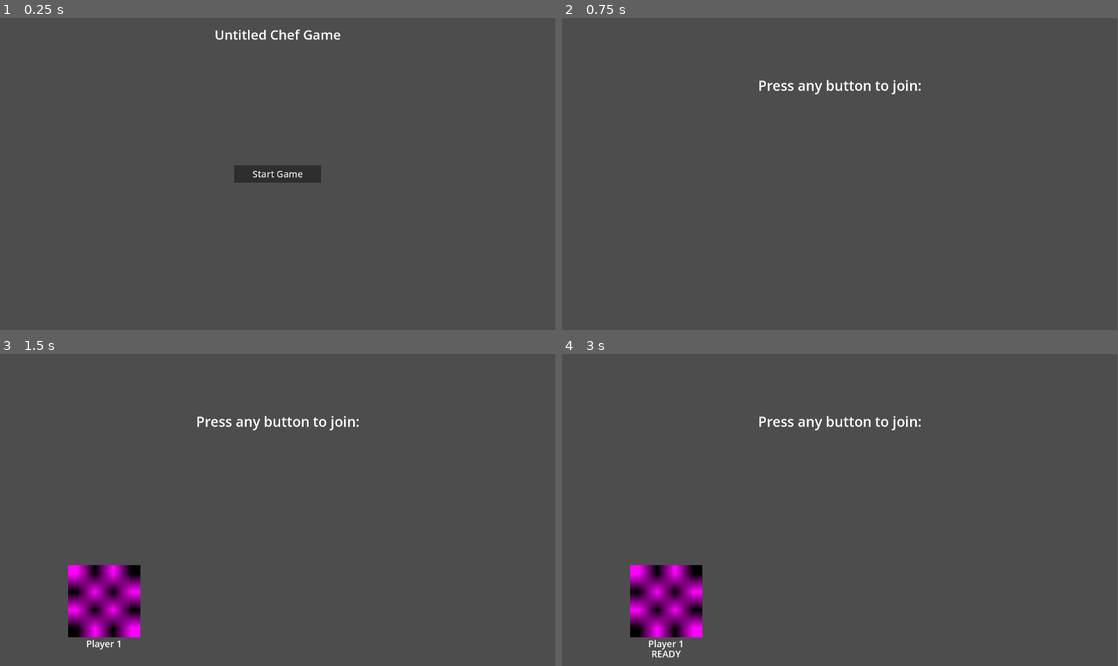
Above: before the commit, frames 1-4 (two rows, left to right).
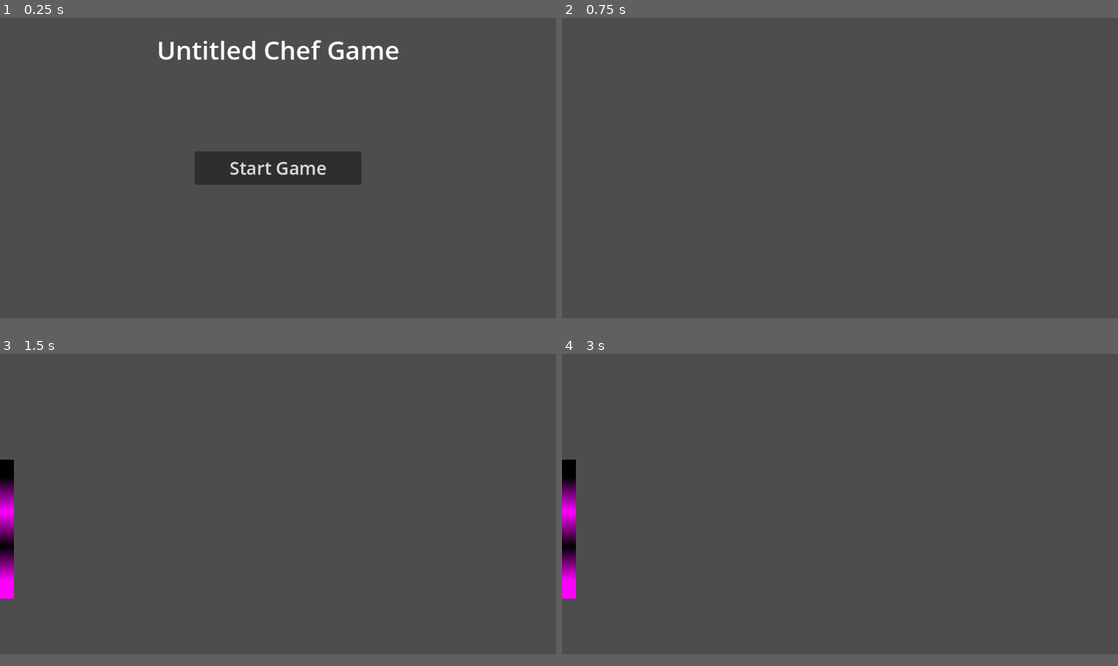
Above: after the commit, the same moments.

Repository: KFANullSense/TSE2025
Game: Godot game, scene res://Game Scenes/main_menu.tscn
Same seed, same stepped clock (60 frames per second), same inputs: the game is played once before the commit and once after it.
Inputs:
- Up to frame 1 (0.25 s): no input
- Up to frame 2 (0.75 s): click "Start Game" at 0.5 s
- Up to frame 3 (1.5 s): tap Enter (start) at 1.25 s; hold D (rightInput) from 1.28 s (still down); hold Space (Interact, bound only after the commit) from 1.28 s (still down)
- Up to frame 4 (3 s): tap Enter (start) at 2, 2.1, 2.75 s; release D (rightInput) at 2.03 s; release Space (Interact, bound only after the commit) at 2.03 s; hold S (downInput) 2.03-2.78 s; tap Space (Interact, bound only after the commit) at 2.3 s; hold D (rightInput) from 2.78 s (still down); hold Space (Interact, bound only after the commit) from 2.78 s (still down)
In our replay, the window is 799x449 before the commit and 800x432 after it. These sizes can differ from the game's own. Grey fills any space a smaller window leaves; there, only what the larger window draws over its background counts as a difference.

The runs differ from the first frame. In frame 1, 4.0% of the frame differs, in the area x 28-72%, y 3-54%; in frame 2, 0.4%; in frame 3, 4.6%; in frame 4, 4.7%, in the area x 0-65%, y 19-98%.

Commit message:
Working Bin
Made a bin that when the player collides with it and is holding an ingredient and press space, the ingredient is destroyed

Diff:
--- /dev/null
+++ b/Game Scenes/test.tscn
@@ -0,0 +1,39 @@
+[gd_scene load_steps=6 format=3 uid="uid://dkar3yg0sbhhv"]
+
+[ext_resource type="Script" uid="uid://co6jvmgijgwwm" path="res://Scripts/Counter Types/bin.gd" id="1_ivu3i"]
+[ext_resource type="PackedScene" uid="uid://c586hsnn8w3sd" path="res://Art Assets/Bin.fbx" id="2_441dw"]
+[ext_resource type="ArrayMesh" uid="uid://cqoxx1yjqrt85" path="res://Art Assets/PC Computer - Overcooked - Cheese/Cheese/Cheese_Raw.obj" id="3_53ipw"]
+
+[sub_resource type="BoxShape3D" id="BoxShape3D_i5ibn"]
+
+[sub_resource type="BoxShape3D" id="BoxShape3D_a6mxr"]
+size = Vector3(1, 1, 2.03516)
+
+[node name="Test" type="Node2D"]
+
+[node name="Test_FallingCheese" type="RigidBody3D" parent="." groups=["Ingredient", "Player"]]
+transform = Transform3D(1, 0, 0, 0, 1, 0, 0, 0, 1, 0, 0.51108, 0)
+
+[node name="CollisionShape3D" type="CollisionShape3D" parent="Test_FallingCheese"]
+transform = Transform3D(1, 0, 0, 0, 1, 0, 0, 0, 1, 0, 0.164592, 0)
+shape = SubResource("BoxShape3D_i5ibn")
+
+[node name="Cheese" type="Area3D" parent="Test_FallingCheese" groups=["Player"]]
+
+[node name="CheeseRaw" type="MeshInstance3D" parent="Test_FallingCheese/Cheese"]
+transform = Transform3D(1, 0, 0, 0, 1, 0, 0, 0, 1, -0.0981366, 0, -0.0786821)
+mesh = ExtResource("3_53ipw")
+skeleton = NodePath("../../..")
+
+[node name="Bin" type="Area3D" parent="."]
+script = ExtResource("1_ivu3i")
+
+[node name="Bin" parent="Bin" instance=ExtResource("2_441dw")]
+
+[node name="CollisionShape3D" type="CollisionShape3D" parent="Bin"]
+transform = Transform3D(0.019666, 0, 0, 0, 0.0160582, 0, 0, 0, 0.0088472, -0.251645, 0.00209616, 0.108223)
+shape = SubResource("BoxShape3D_a6mxr")
+
+[connection signal="body_entered" from="Test_FallingCheese/Cheese" to="Bin" method="_on_cheese_body_entered"]
+[connection signal="area_entered" from="Bin" to="Bin" method="_on_area_entered"]
+[connection signal="body_entered" from="Bin" to="Bin" method="_on_body_entered"]
--- /dev/null
+++ b/Prefab Objects/bin.tscn
@@ -0,0 +1,19 @@
+[gd_scene load_steps=4 format=3 uid="uid://bwbtksyfdsxun"]
+
+[ext_resource type="Script" uid="uid://co6jvmgijgwwm" path="res://Scripts/Counter Types/bin.gd" id="1_31i70"]
+[ext_resource type="PackedScene" uid="uid://c586hsnn8w3sd" path="res://Art Assets/Bin.fbx" id="2_b7ei2"]
+
+[sub_resource type="BoxShape3D" id="BoxShape3D_a6mxr"]
+size = Vector3(1, 1, 2.03516)
+
+[node name="Bin" type="Area3D"]
+script = ExtResource("1_31i70")
+
+[node name="Bin" parent="." instance=ExtResource("2_b7ei2")]
+
+[node name="CollisionShape3D" type="CollisionShape3D" parent="."]
+transform = Transform3D(0.019666, 0, 0, 0, 0.0160582, 0, 0, 0, 0.0088472, -0.251645, 0.00209616, 0.108223)
+shape = SubResource("BoxShape3D_a6mxr")
+
+[connection signal="area_entered" from="." to="." method="_on_area_entered"]
+[connection signal="body_entered" from="." to="." method="_on_body_entered"]
--- /dev/null
+++ b/Scripts/Counter Types/bin.gd
@@ -0,0 +1,12 @@
+extends Area3D
+
+func _ready():
+	pass
+
+func _proess(delta):
+	pass
+
+func _on_body_entered(body):
+	if body.is_in_group("Ingredient") and Input.is_action_pressed("Interact"):
+		body.queue_free()
+		print("Object Deleted")
--- a/project.godot
+++ b/project.godot
@@ -12,13 +12,17 @@
 
 config/name="UntitledChefGame"
 run/main_scene="res://Game Scenes/main_menu.tscn"
-config/features=PackedStringArray("4.3", "Forward Plus")
+config/features=PackedStringArray("4.4", "Forward Plus")
 config/icon="res://icon.svg"
 
 [display]
 
-window/size/viewport_width=1920
-window/size/viewport_height=1080
+window/size/viewport_width=1000
+window/size/viewport_height=540
+
+[global_group]
+
+Ingredient=""
 
 [input]
 
@@ -52,3 +56,9 @@
 , Object(InputEventJoypadMotion,"resource_local_to_scene":false,"resource_name":"","device":-1,"axis":0,"axis_value":1.0,"script":null)
 ]
 }
+Interact={
+"deadzone": 0.2,
+"events": [Object(InputEventKey,"resource_local_to_scene":false,"resource_name":"","device":0,"window_id":0,"alt_pressed":false,"shift_pressed":false,"ctrl_pressed":false,"meta_pressed":false,"pressed":false,"keycode":0,"physical_keycode":32,"key_label":0,"unicode":0,"location":0,"echo":false,"script":null)
+, Object(InputEventJoypadButton,"resource_local_to_scene":false,"resource_name":"","device":-1,"button_index":0,"pressure":0.0,"pressed":false,"script":null)
+]
+}
Not shown, added: Art Assets/Basic_Cabinet.fbx.import
Not shown, added: Art Assets/Basic_Cabinet_No_Handle.fbx.import
Not shown, added: Art Assets/Basic_Cabinet_PlateWarmer.fbx.import
Not shown, added: Art Assets/Bin.fbx.import
Not shown, added: Art Assets/Bin_Texture.png.import
Not shown, added: Art Assets/CookPot.fbx.import
Not shown, added: Art Assets/Cooker.fbx.import
Not shown, added: Art Assets/CuttingBoard.fbx.import
Not shown, added: Art Assets/FireExtinguisher.fbx.import
Not shown, added: Art Assets/FireExtinguisher.png.import
Not shown, added: Art Assets/FoodConveyor.fbx.import
Not shown, added: Art Assets/Knife.fbx.import
(and 27 more such lines)
